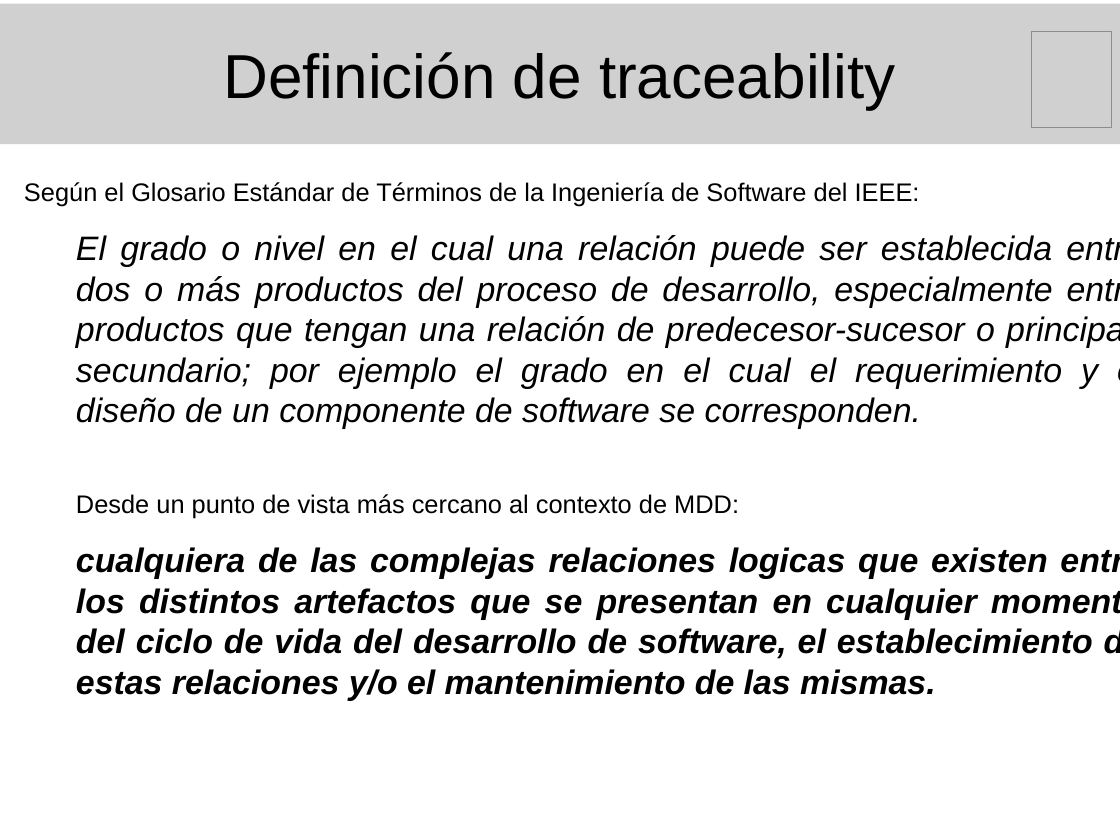
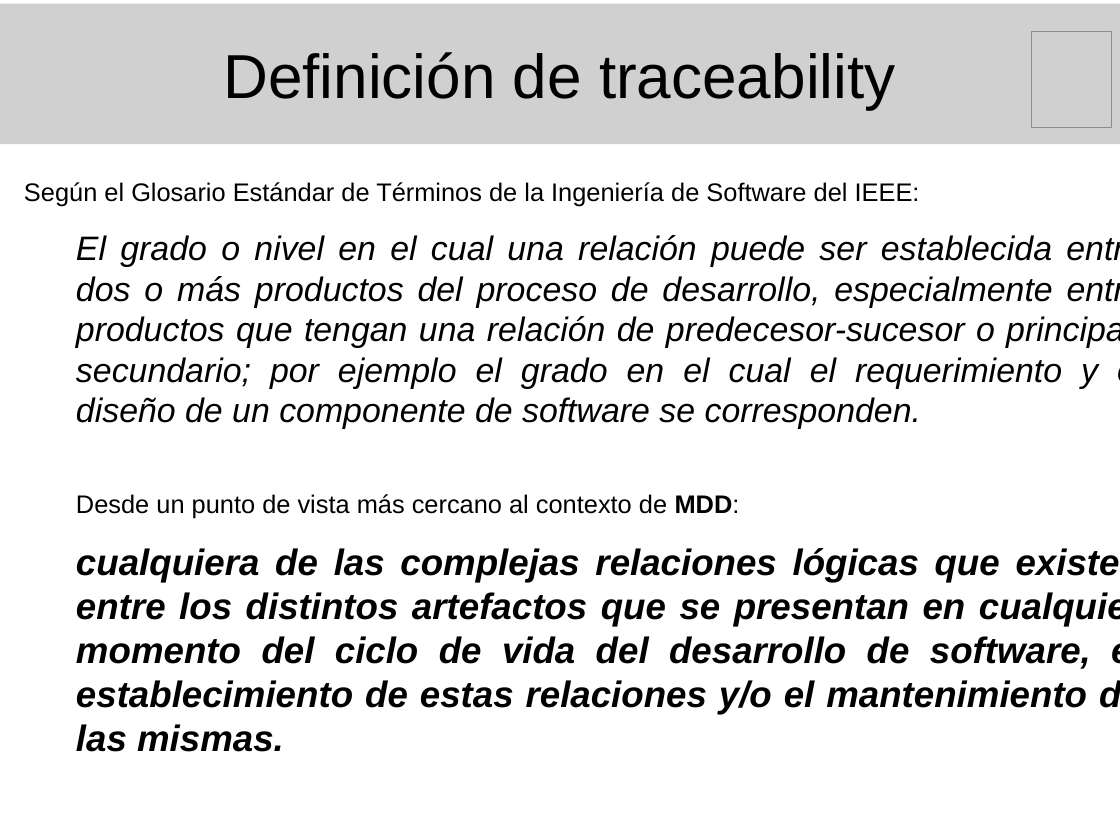
Before and after one commit to marianogili/TraceabilityEditor, a slide deck: slide 3 of Presentacion/PresentacionGili.odp. Drawn at 1120x840 pixels with LibreOffice and Linux fonts; fonts in the diff are those of the drawing; grey boxes stand for pictures. Boxes give left, top, right and bottom in pixels: in the first picture for what was removed or moved away, otherwise in the second. Text is boxed around its words. In the diff, an @@ line names an element or a change of style, - is before the commit and + after.

Commit message:
Presentación de la tesis: hice algunas correcciones, falta repasar completamente las diapositivas.

```diff
--- a/Presentacion/PresentacionGili.odp
+++ b/Presentacion/PresentacionGili.odp
@@ text at [76, 494, 740, 519]: bold on in "MDD:" @@
@@ text at [76, 548, 1120, 752]: text changed; size 24 to 26 pt @@
-cualquiera de las complejas relaciones logicas que existen entre los distintos artefactos que se presentan en cualquier momento del ciclo de vida del desarrollo de software, el establecimiento de estas relaciones y/o el mantenimiento de las mismas.
+cualquiera de las complejas relaciones lógicas que existen entre los distintos artefactos que se presentan en cualquier momento del ciclo de vida del desarrollo de software, el establecimiento de estas relaciones y/o el mantenimiento de las mismas.
```
